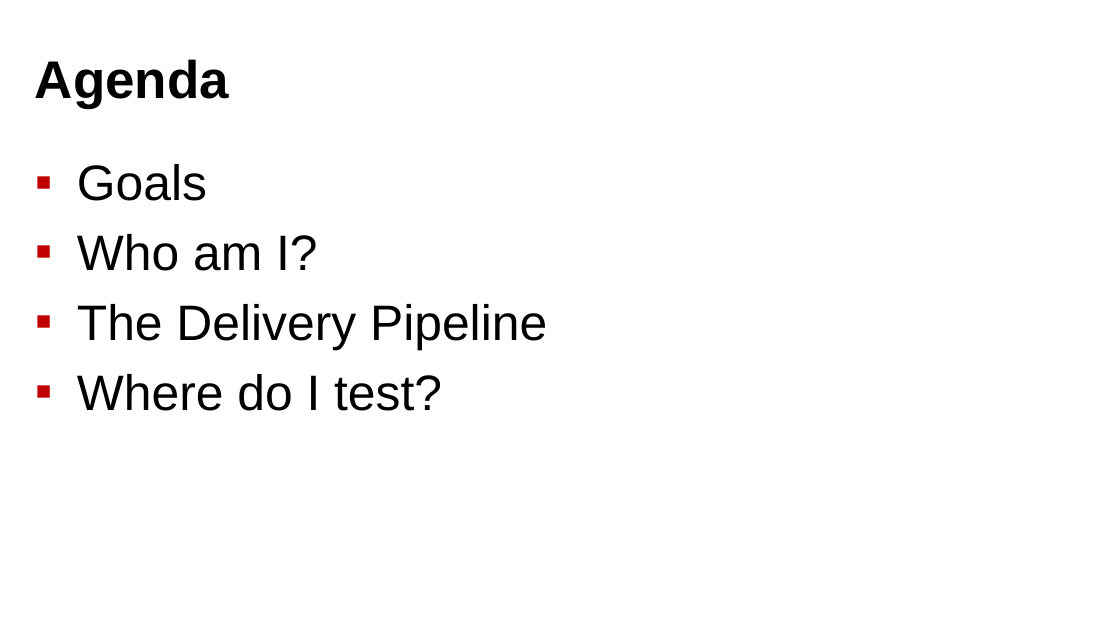
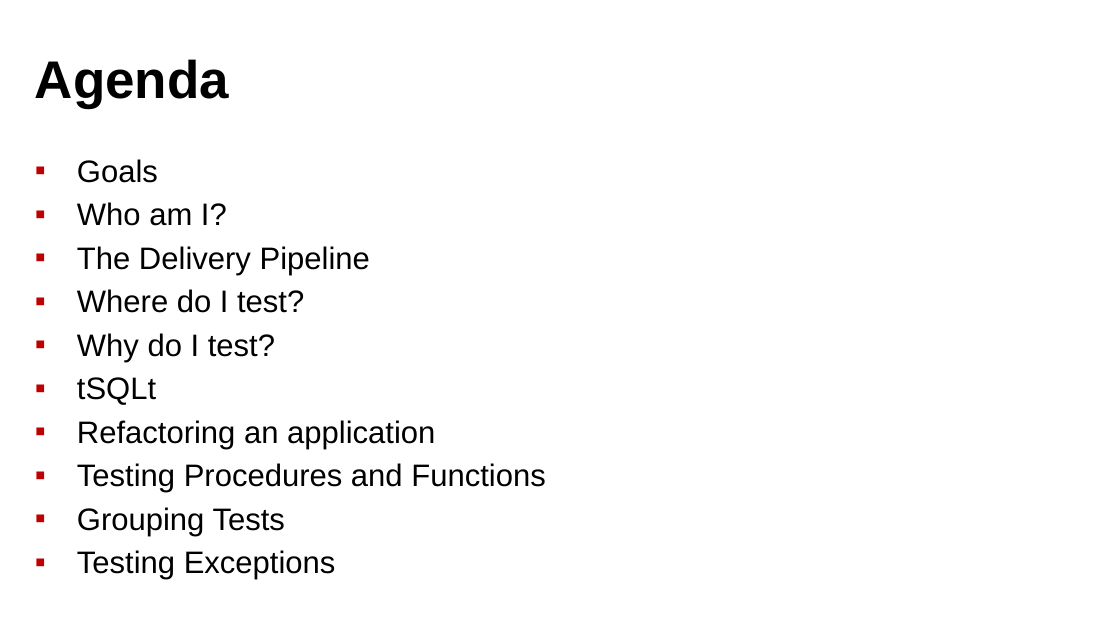
Before and after one commit to way0utwest/TestingTSQL, a slide deck: slide 3 of DB-Delivery-Get-Testing-TSQL.pptx. Drawn at 1120x630 pixels with LibreOffice and Linux fonts; fonts in the diff are those of the drawing. Boxes give left, top, right and bottom in pixels: in the first picture for what was removed or moved away, otherwise in the second. Text is boxed around its words. In the diff, an @@ line names an element or a change of style, - is before the commit and + after.

```diff
--- a/DB-Delivery-Get-Testing-TSQL.pptx
+++ b/DB-Delivery-Get-Testing-TSQL.pptx
@@ text at (77, 159, 370, 313): size 42.7 to 26.7 pt in "Goals", "Who am I?", "The Delivery Pipeline", "Where do I test?"; less space between paragraphs @@
@@ text at (77, 333, 545, 580): paragraphs added @@
+▪ Why do I test?
+▪ tSQLt
+▪ Refactoring an application
+▪ Testing Procedures and Functions
+▪ Grouping Tests
+▪ Testing Exceptions
```
Also in this commit, not shown: 9 other slides changed, 6 slides added, 6 slides removed.
